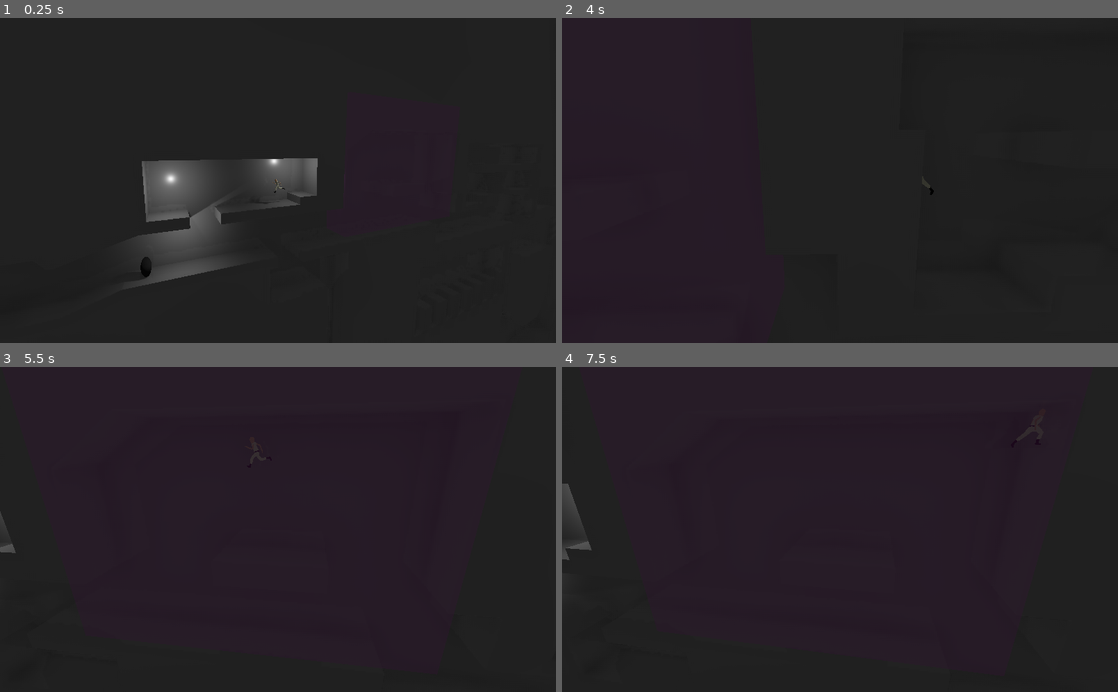
Above: before the commit, frames 1-4 (two rows, left to right).
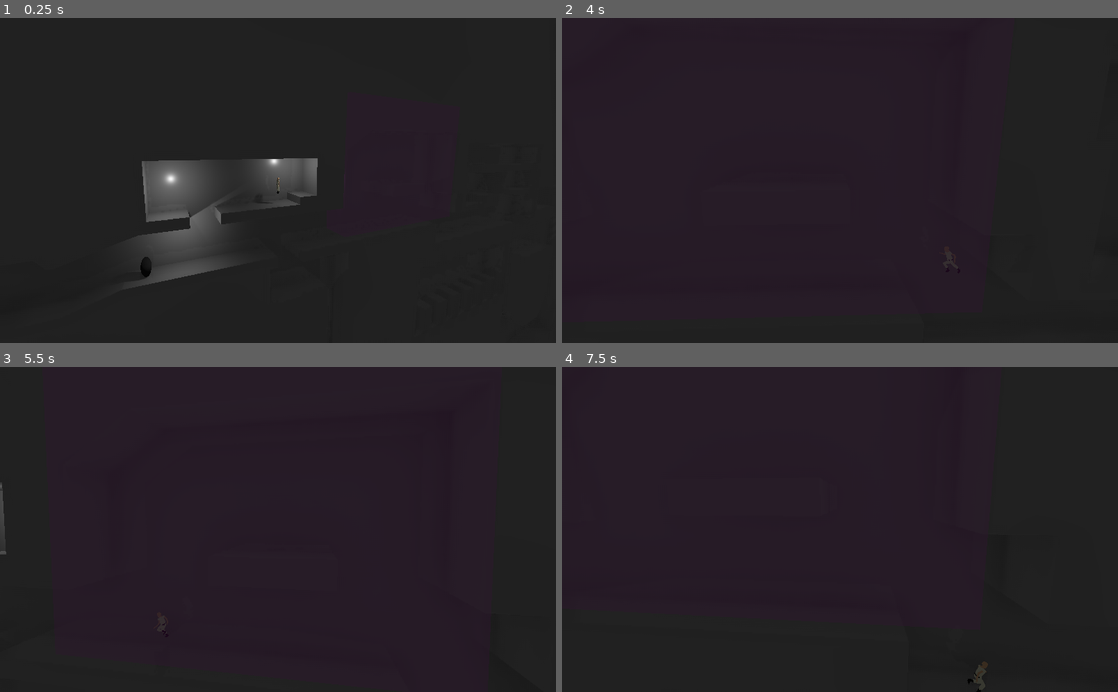
Above: after the commit, the same moments.

Repository: pfirsich/GameOff2019
Game: Godot game, scene res://Main.tscn
Same seed, same stepped clock (60 frames per second), same inputs: the game is played once before the commit and once after it.
Inputs (mouse positions are in pixels of both pictures, inside the frame that each line leads up to):
- Up to frame 1 (0.25 s): no input
- Up to frame 2 (4 s): tap Enter (clearmarkers) at 0.5, 2.1, 3.5 s; move the mouse to (962, 164) at 0.52 s; hold D (move_right) 0.53-1.28 s; click (962, 164) at 0.6 s; tap Space (jump) at 0.77, 0.8, 1.07, 1.35, 1.52, 1.82, 2.3, 2.75, 3.02, 3.32, 3.77, 3.8 s; move the mouse to (728, 196) at 1.27 s; hold A (move_left) 1.28-2.03 s; click (728, 196) at 1.55 s; move the mouse to (895, 109) at 2.02 s; hold D (move_right) 2.03-3.53 s; move the mouse to (812, 245) at 2.77 s; click (812, 245) at 2.85 s; move the mouse to (1006, 229) at 3.52 s; hold A (move_left) from 3.53 s (still down); click (1006, 229) at 3.6 s
- Up to frame 3 (5.5 s): keep holding A (move_left); tap Space (jump) at 4.07, 4.25, 4.35, 4.52, 4.82, 5.3 s; move the mouse to (111, 480) at 4.27 s; click (111, 480) at 4.55 s; tap Enter (clearmarkers) at 5, 5.1 s; move the mouse to (305, 529) at 5.02 s
- Up to frame 4 (7.5 s): move the mouse to (756, 448) at 5.77 s; release A (move_left) at 5.78 s; hold D (move_right) from 5.78 s (still down); click (756, 448) at 5.85 s; tap Space (jump) at 6.02, 6.32, 6.5, 6.77, 6.8, 7.07, 7.35 s; move the mouse to (962, 513) at 6.52 s; click (962, 513) at 6.6 s; move the mouse to (728, 545) at 7.27 s

The runs differ from the first frame. In frame 1, less than 0.1% of the frame differs, in the area x 48-52%, y 49-58%; in frame 2, less than 0.1%; in frame 3, 0.1%; in frame 4, 0.5%, in the area x 0-87%, y 22-100%.

Commit message:
Implement some animation logic

Diff:
--- a/godot/Player.gd
+++ b/godot/Player.gd
@@ -6,12 +6,15 @@
 export var has_upgrade_teleport = true
 
 var last_teleports = []
+var animation_player
 
 func _ready():
     char_init()
+    animation_player = $PlayerModel/Armature/AnimationPlayer
+    animation_player.play("Idle")
 
 func _process(delta):
-    if Input.is_action_just_pressed("jump"):# and is_on_floor():
+    if Input.is_action_just_pressed("jump") and is_on_floor():
         jump()
 
 func get_teleport_dir():
@@ -27,11 +30,6 @@
 func _physics_process(delta):
     var dir = int(Input.is_action_pressed("move_right")) - int(Input.is_action_pressed("move_left"));
 
-    if sign(dir) == 1:
-        set_rotation(Vector3(0, PI, 0))
-    elif sign(dir) == -1:
-        set_rotation(Vector3(0, 0, 0))
-
     move_x(dir, delta)
     apply_gravity(delta)
     integrate(delta)
@@ -39,5 +37,25 @@
     if has_upgrade_teleport and Input.is_action_just_pressed("teleport"):
         var start_pos = get_translation()
         teleport(get_translation() + TELEPORT_DISTANCE * get_teleport_dir())
+
         for enemy in get_tree().get_nodes_in_group("enemy"):
             enemy.on_Player_teleport(self, start_pos, get_translation())
+
+        animation_player.playback_speed = 1
+        animation_player.play("TeleportExit")
+
+    var idle_velocity_thresh = 0.15
+
+    var anim_speed_interp = abs(velocity.x) / MAX_SPEED
+    var run_anim_speed = 0.2 * (1 - anim_speed_interp) + 1.8 * anim_speed_interp
+    if velocity.x > idle_velocity_thresh:
+        set_rotation(Vector3(0, PI, 0))
+        animation_player.playback_speed = run_anim_speed
+        animation_player.play("Run")
+    elif velocity.x < -idle_velocity_thresh:
+        set_rotation(Vector3(0, 0, 0))
+        animation_player.playback_speed = run_anim_speed
+        animation_player.play("Run")
+    else:
+        animation_player.playback_speed = 1
+        animation_player.play("Idle")
--- a/godot/PlayerModel.gd
+++ b/godot/PlayerModel.gd
@@ -4,5 +4,6 @@
 
 func _ready():
     animationPlayer = $AnimationPlayer
-    animationPlayer.playback_speed = 1.8
+    # Fix animations
     animationPlayer.get_animation("Run").set_loop(true)
+    animationPlayer.get_animation("Idle").set_loop(true)
